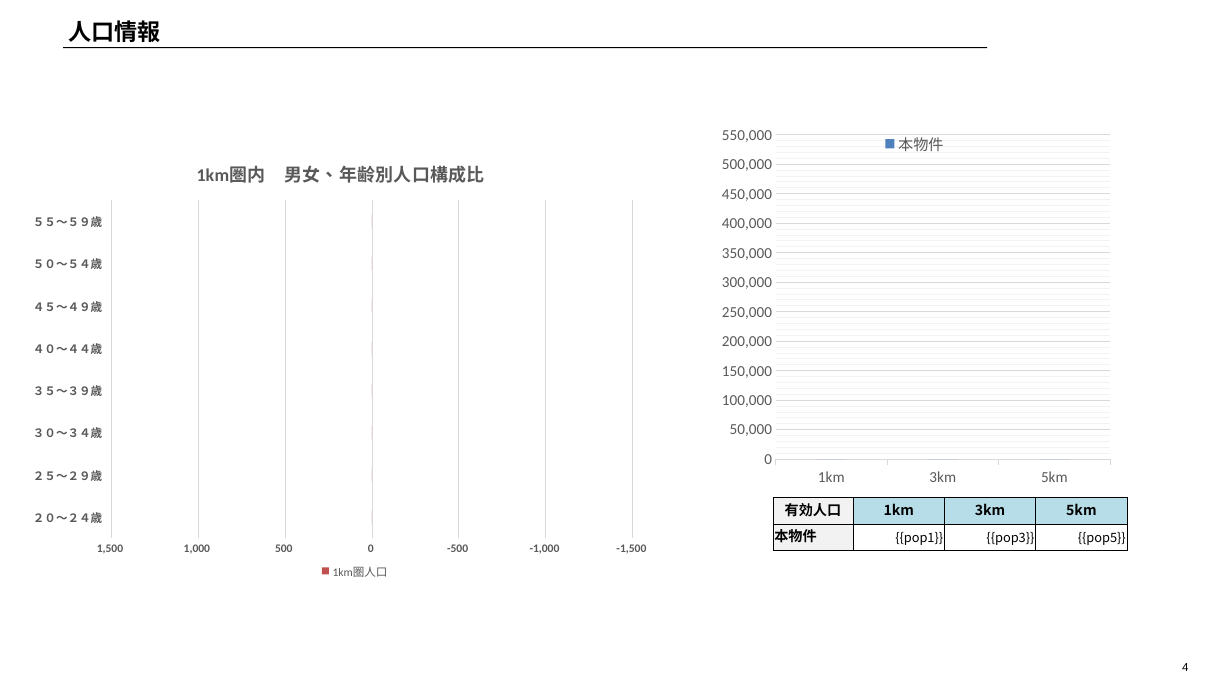
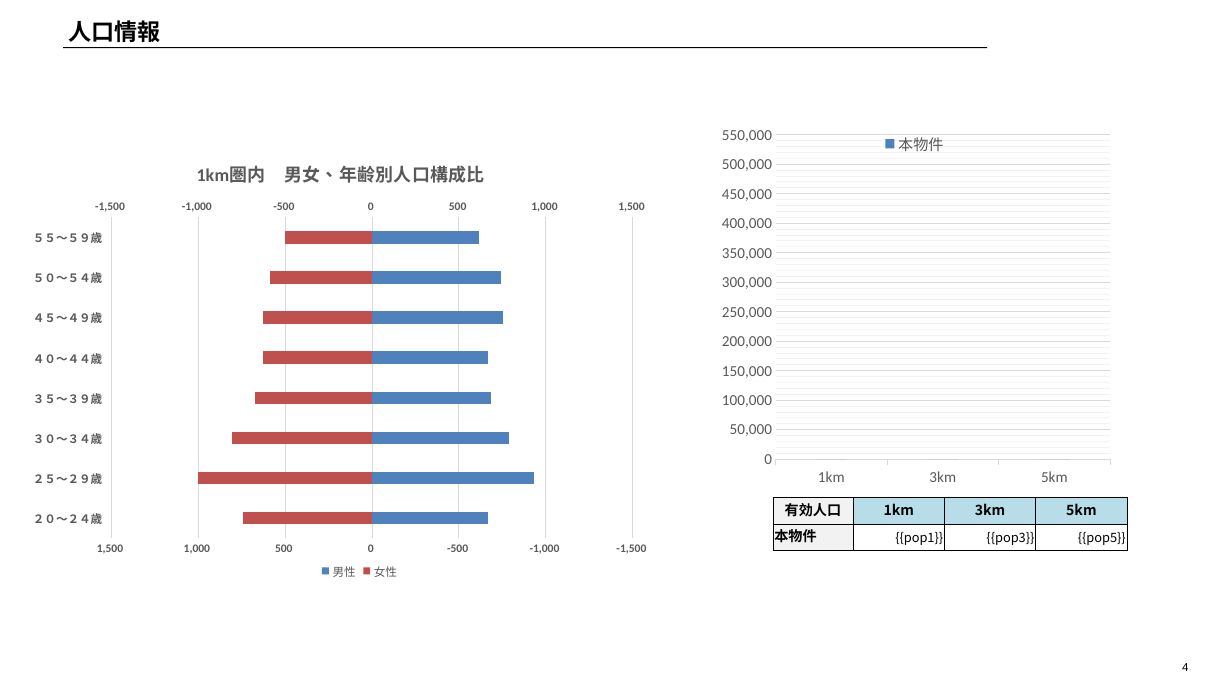
Before and after one commit to junjiono-art/estimate_system, a slide deck: slide 4 of public/templates/report-template.pptx. Drawn at 1232x693 pixels with LibreOffice and Linux fonts; fonts in the diff are those of the drawing; background and template pictures are left out. Boxes give left, top, right and bottom in pixels: in the first picture for what was removed or moved away, otherwise in the second. Text is boxed around its words. In the diff, an @@ line names an element or a change of style, - is before the commit and + after.

```diff
--- a/public/templates/report-template.pptx
+++ b/public/templates/report-template.pptx
@@ bar chart at box(20, 142, 663, 595) @@
-1km圏人口: 0, 0, 0, 0, 0, 0, 0, 0
+女性: 740, 1000, 810, 670, 620, 630, 590, 500
+男性: 670, 930, 790, 680, 670, 750, 740, 620
@@ value axis changed @@
@@ second value axis changed @@
```
Also in this commit, not shown: 5 other files.
